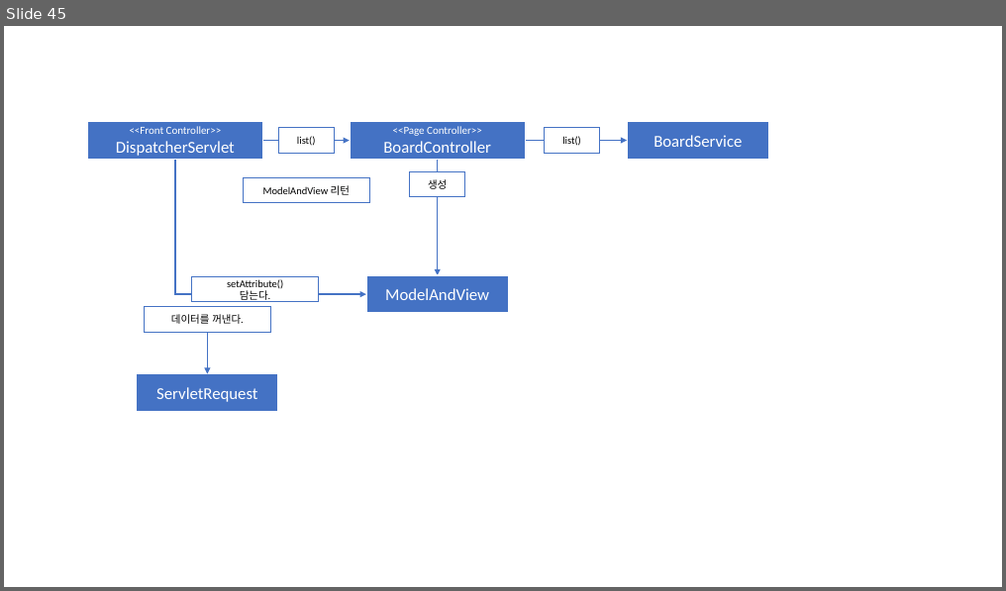
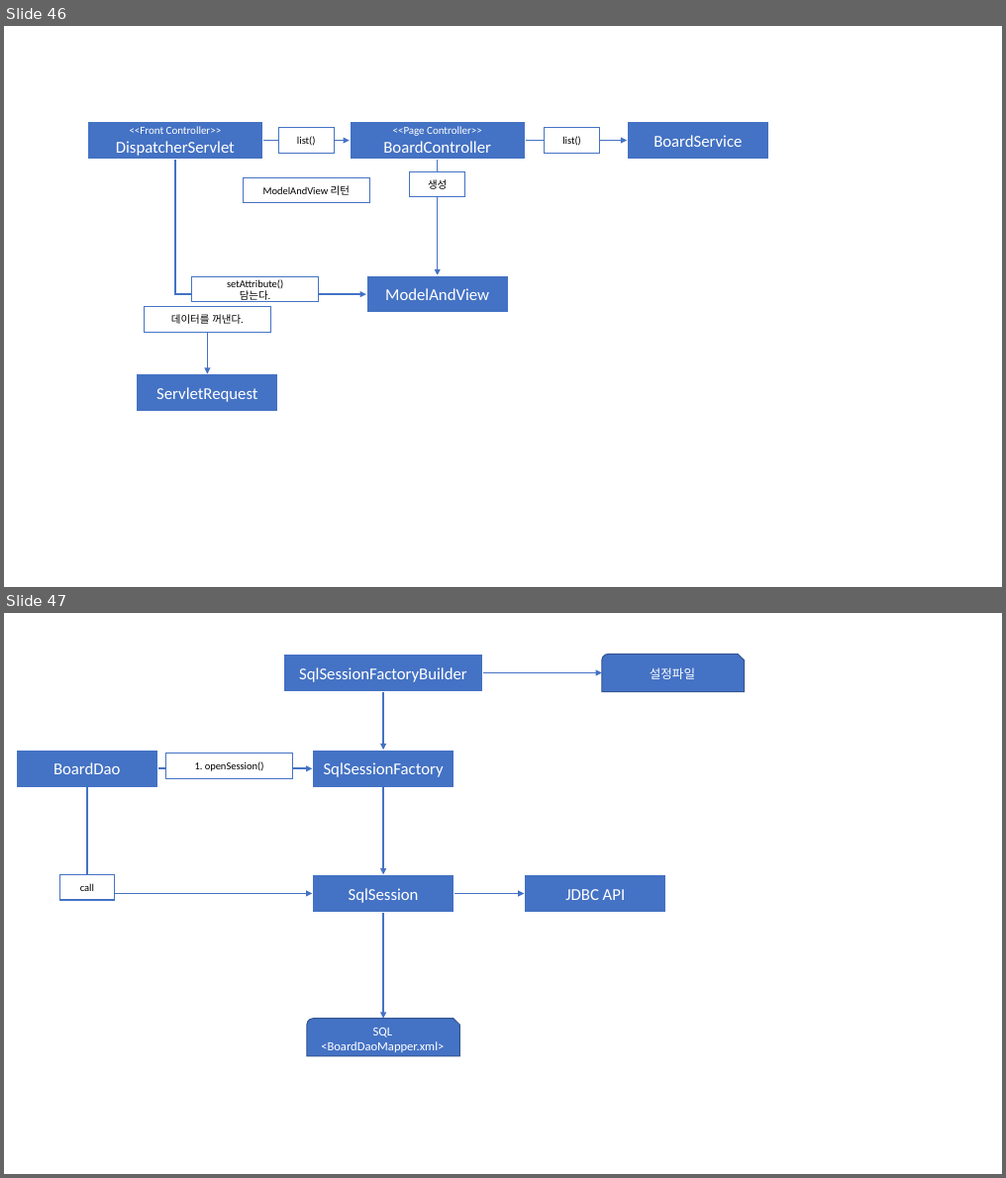
Before and after one commit to Dingadung/2022-study-workspace, a slide deck: study-note/자바/2022-10-11 내용정리.pptx. Shown one above the other, each under a label of ours: slide 45 before the commit, slides 46 and 47 after it. The pictures are 1006x591 and 1006x1178 pixels, drawn with LibreOffice and Linux fonts; fonts in the diff are those of the drawing. Boxes give left, top, right and bottom in pixels: in the first picture for what was removed or moved away, otherwise in the second. Text is boxed around its words. In the diff, an @@ line names an element or a change of style, - is before the commit and + after.

```diff
--- a/study-note/자바/2022-10-11 내용정리.pptx
+++ b/study-note/자바/2022-10-11 내용정리.pptx
@@ slide 47 added at <box>4,613,1002,1174</box>, background #FFFFFF @@
@@ rectangle added at <box>283,655,483,692</box>, fill #4472C4, outline #FFFFFF 1.5 pt, 16 pt, text #FFFFFF @@
+SqlSessionFactoryBuilder
@@ snip round rect added at <box>602,655,745,692</box>, fill #4472C4, outline #325491 1 pt, 12 pt, text #FFFFFF @@
+설정파일
@@ arrow added from (383, 691) to (383, 750), #4472C4 1.5 pt @@
@@ arrow added from (483, 672) to (602, 672), #4472C4 1.5 pt @@
@@ rectangle added at <box>16,750,158,788</box>, fill #4472C4, outline #FFFFFF 1.5 pt, 16 pt, text #FFFFFF @@
+BoardDao
@@ rectangle added at <box>165,753,292,778</box>, fill #FFFFFF, outline #4472C4 1 pt, 10 pt, text #000000 @@
+1. openSession()
@@ rectangle added at <box>313,750,454,788</box>, fill #4472C4, outline #FFFFFF 1.5 pt, 16 pt, text #FFFFFF @@
+SqlSessionFactory
@@ elbow arrow added from (87, 787) to (313, 894), #4472C4 1.5 pt @@
@@ arrow added from (158, 768) to (313, 768), #4472C4 1.5 pt @@
@@ arrow added from (383, 787) to (383, 875), #4472C4 1.5 pt @@
@@ rectangle added at <box>60,875,115,900</box>, fill #FFFFFF, outline #4472C4 1 pt, 10 pt, text #000000 @@
+call
@@ rectangle added at <box>313,875,454,913</box>, fill #4472C4, outline #FFFFFF 1.5 pt, 16 pt, text #FFFFFF @@
+SqlSession
@@ rectangle added at <box>525,875,666,913</box>, fill #4472C4, outline #FFFFFF 1.5 pt, 16 pt, text #FFFFFF @@
+JDBC API
@@ arrow added from (454, 894) to (525, 894), #4472C4 1.5 pt @@
@@ arrow added from (383, 912) to (383, 1019), #4472C4 1.5 pt @@
@@ snip round rect added at <box>307,1019,460,1057</box>, fill #4472C4, outline #325491 1 pt, 12 pt, text #FFFFFF @@
+SQL
+<BoardDaoMapper.xml>
@@ what was slide 45 is now slide 46 @@
```
Also in this commit, not shown: 1 other slide added, 39 other files.
